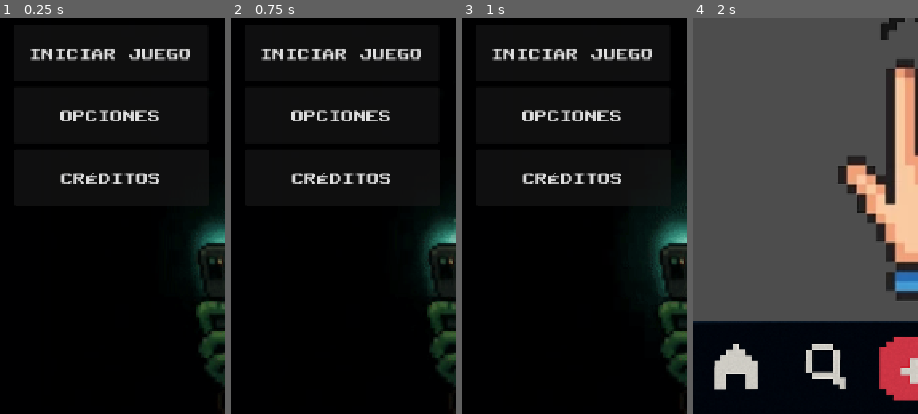
Above: before the commit, frames 1-4 (left to right).
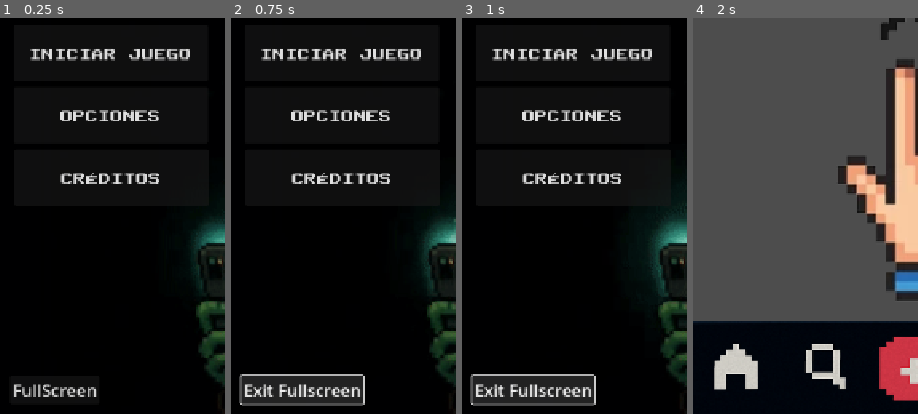
Above: after the commit, the same moments.

Repository: dddaavo/ipv-final-boss-the-scrolling-dead
Game: Godot game, scene res://src/main.tscn
Same seed, same stepped clock (60 frames per second), same inputs: the game is played once before the commit and once after it.
Inputs (mouse positions are % of the whole screen's width and height, from its top left):
- Up to frame 1 (0.25 s): no input
- Up to frame 2 (0.75 s): click (13, 96) at 0.5 s, where only the run after the commit has a clickable "FullScreen"
- Up to frame 3 (1 s): no input
- Up to frame 4 (2 s): click "INICIAR JUEGO" at 1.25 s
The pictures show only the part of the screen within x 1-51%, y 49-99%; the shares and areas given below are measured in that part.

The runs differ from the first frame. In frame 1, 0.8% of the frame differs, in the area x 5-44%, y 92-96%; in frame 2, 4.5%, in the area x 3-60%, y 89-98%; in frame 3, 4.5%; in frame 4, nothing differs.

Commit message:
Add fullscreen toggle button to main menu
Introduced a 'Fullscreen' button to the main menu scene, allowing users to toggle between fullscreen and windowed modes. Removed the non-resizable window setting and the rules label to streamline the UI.

Diff:
--- a/the-scrolling-dead/project.godot
+++ b/the-scrolling-dead/project.godot
@@ -23,7 +23,6 @@
 
 window/size/viewport_width=720
 window/size/viewport_height=1280
-window/size/resizable=false
 window/stretch/mode="canvas_items"
 window/handheld/orientation=1
 
--- a/the-scrolling-dead/src/main.tscn
+++ b/the-scrolling-dead/src/main.tscn
@@ -8,16 +8,6 @@
 [ext_resource type="FontFile" uid="uid://baqvpre2xhvpx" path="res://fonts/PublicPixel.ttf" id="4_fyndt"]
 [ext_resource type="Texture2D" uid="uid://dmngdrca3d6fy" path="res://assets/MainBackground.png" id="5_kmhfv"]
 [ext_resource type="AudioStream" uid="uid://byg0bxsr72mua" path="res://audio/Main.ogg" id="7_rlaii"]
-
-[sub_resource type="SystemFont" id="SystemFont_7vrkn"]
-subpixel_positioning = 0
-
-[sub_resource type="LabelSettings" id="LabelSettings_fu7sn"]
-font = SubResource("SystemFont_7vrkn")
-font_size = 32
-font_color = Color(0.40209287, 0.039474964, 0.067488834, 0.827451)
-outline_color = Color(0, 0, 0, 1)
-shadow_color = Color(0.16326049, 0.15658212, 0.33565503, 0.7921569)
 
 [sub_resource type="AtlasTexture" id="AtlasTexture_rlaii"]
 atlas = ExtResource("5_kmhfv")
@@ -664,29 +654,9 @@
 text = "CRÉDITOS"
 expand_icon = true
 
-[node name="Rules" type="Label" parent="."]
-layout_mode = 1
-anchors_preset = 7
-anchor_left = 0.5
-anchor_top = 1.0
-anchor_right = 0.5
-anchor_bottom = 1.0
-offset_left = 605.0
-offset_top = -467.0
-offset_right = 1560.0
-offset_bottom = -68.0
-grow_horizontal = 2
-grow_vertical = 0
-text = "The Scrolling Dead es un juego
-en el que se simula ser un adicto
-a las redes sociales.
-El objetivo es lograr mantener el
-equilibrio de la dopamina lo máximo posible,
-antes de alcanzar el aburrimiento extremo,
-o peor...
-LA ZOMBIFICACIÓN"
-label_settings = SubResource("LabelSettings_fu7sn")
-horizontal_alignment = 1
+[node name="AudioStreamPlayer" type="AudioStreamPlayer" parent="."]
+stream = ExtResource("7_rlaii")
+autoplay = true
 
 [node name="AnimatedSprite2D" type="AnimatedSprite2D" parent="."]
 position = Vector2(397.5, 704.0125)
@@ -694,9 +664,15 @@
 sprite_frames = SubResource("SpriteFrames_njwso")
 frame_progress = 0.66828865
 
-[node name="AudioStreamPlayer" type="AudioStreamPlayer" parent="."]
-stream = ExtResource("7_rlaii")
-autoplay = true
+[node name="Button" type="Button" parent="."]
+layout_mode = 0
+offset_left = 24.0
+offset_top = 1211.0
+offset_right = 167.0
+offset_bottom = 1256.0
+theme_override_font_sizes/font_size = 27
+text = "FullScreen"
 
 [connection signal="pressed" from="Options" to="." method="_on_options_pressed"]
 [connection signal="pressed" from="Credits" to="." method="_on_credits_pressed"]
+[connection signal="pressed" from="Button" to="." method="_on_button_pressed"]
--- a/the-scrolling-dead/src/menu.gd
+++ b/the-scrolling-dead/src/menu.gd
@@ -5,6 +5,7 @@
 @export var option_scene: PackedScene
 @export var credit_scene: PackedScene
 @onready var audio_stream_player: AudioStreamPlayer = $AudioStreamPlayer
+@onready var full_screen_button: Button = $Button
 
 
 
@@ -21,3 +22,12 @@
 
 func _on_credits_pressed() -> void:
 	get_tree().change_scene_to_packed(credit_scene)
+
+
+func _on_button_pressed() -> void:
+	if DisplayServer.window_get_mode() == DisplayServer.WINDOW_MODE_FULLSCREEN:
+		DisplayServer.window_set_mode(DisplayServer.WINDOW_MODE_WINDOWED)
+		full_screen_button.text = "Fullscreen"
+	else:
+		DisplayServer.window_set_mode(DisplayServer.WINDOW_MODE_FULLSCREEN)
+		full_screen_button.text = "Exit Fullscreen"
Not shown: 1 places in the-scrolling-dead/src/main.tscn that only renumber resources
